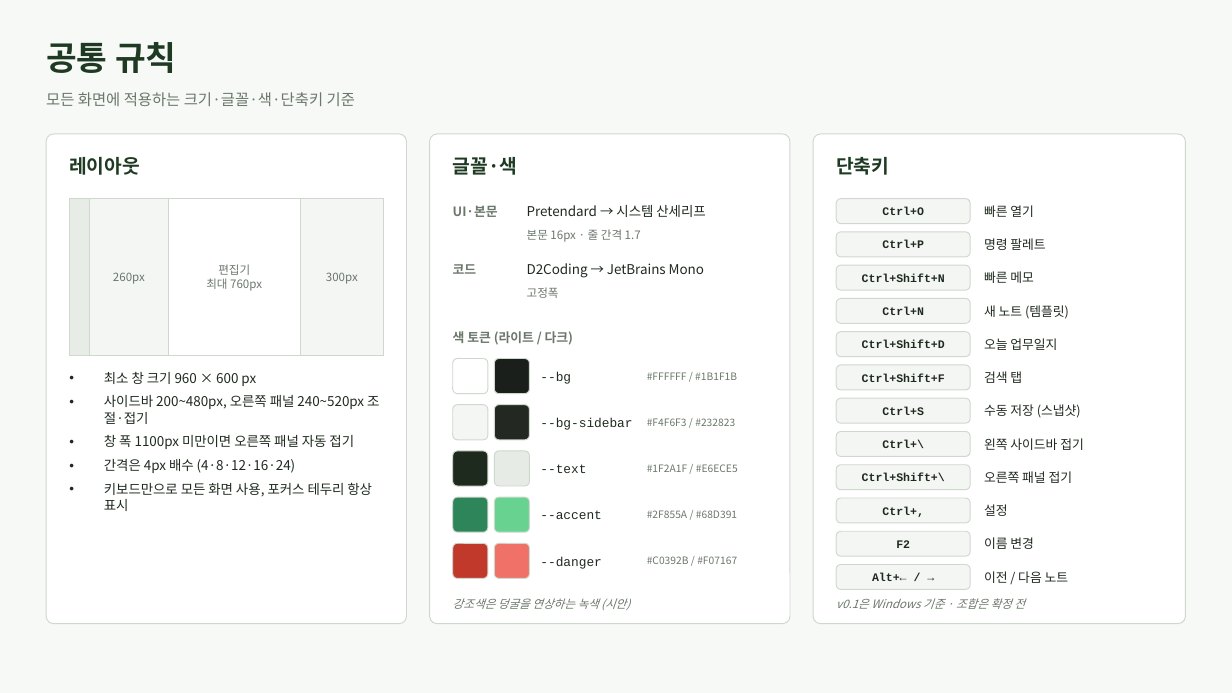
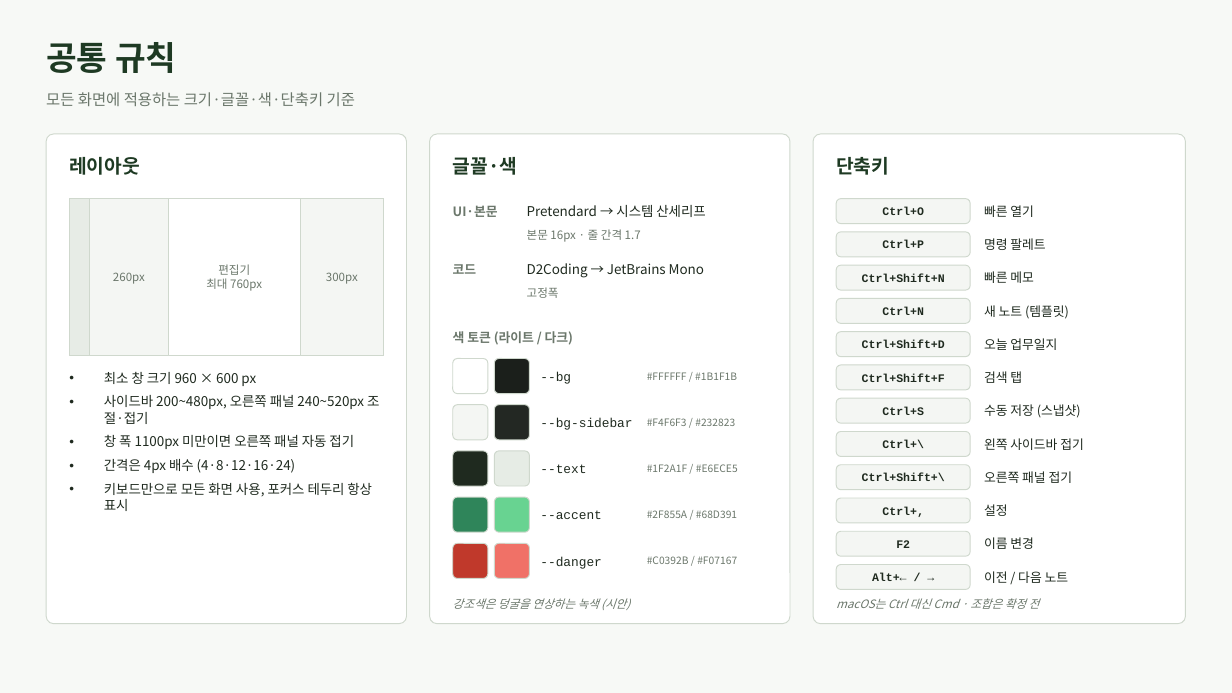
Before and after one commit to jinkyoin/notevine, a slide deck: slide 4 of docs/화면설계서.pptx. Drawn at 1232x693 pixels with LibreOffice and Linux fonts; fonts in the diff are those of the drawing. Boxes give left, top, right and bottom in pixels: in the first picture for what was removed or moved away, otherwise in the second. Text is boxed around its words. In the diff, an @@ line names an element or a change of style, - is before the commit and + after.

```diff
--- a/docs/화면설계서.pptx
+++ b/docs/화면설계서.pptx
@@ text at box(836, 598, 1040, 609): text changed @@
-v0.1은 Windows 기준 · 조합은 확정 전
+macOS는 Ctrl 대신 Cmd · 조합은 확정 전
```
Also in this commit, not shown: 5 other slides changed, 24 other files.
